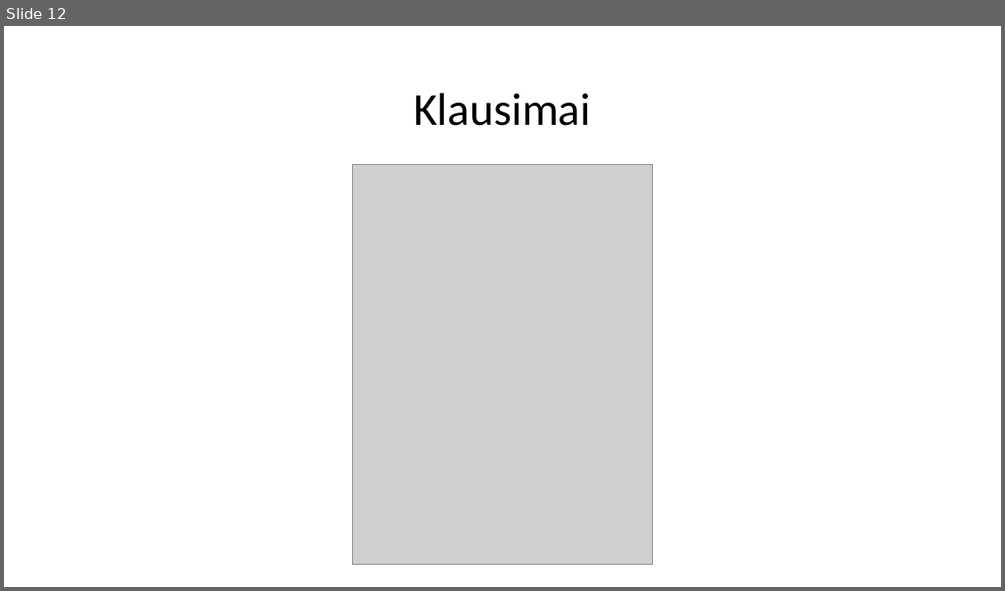
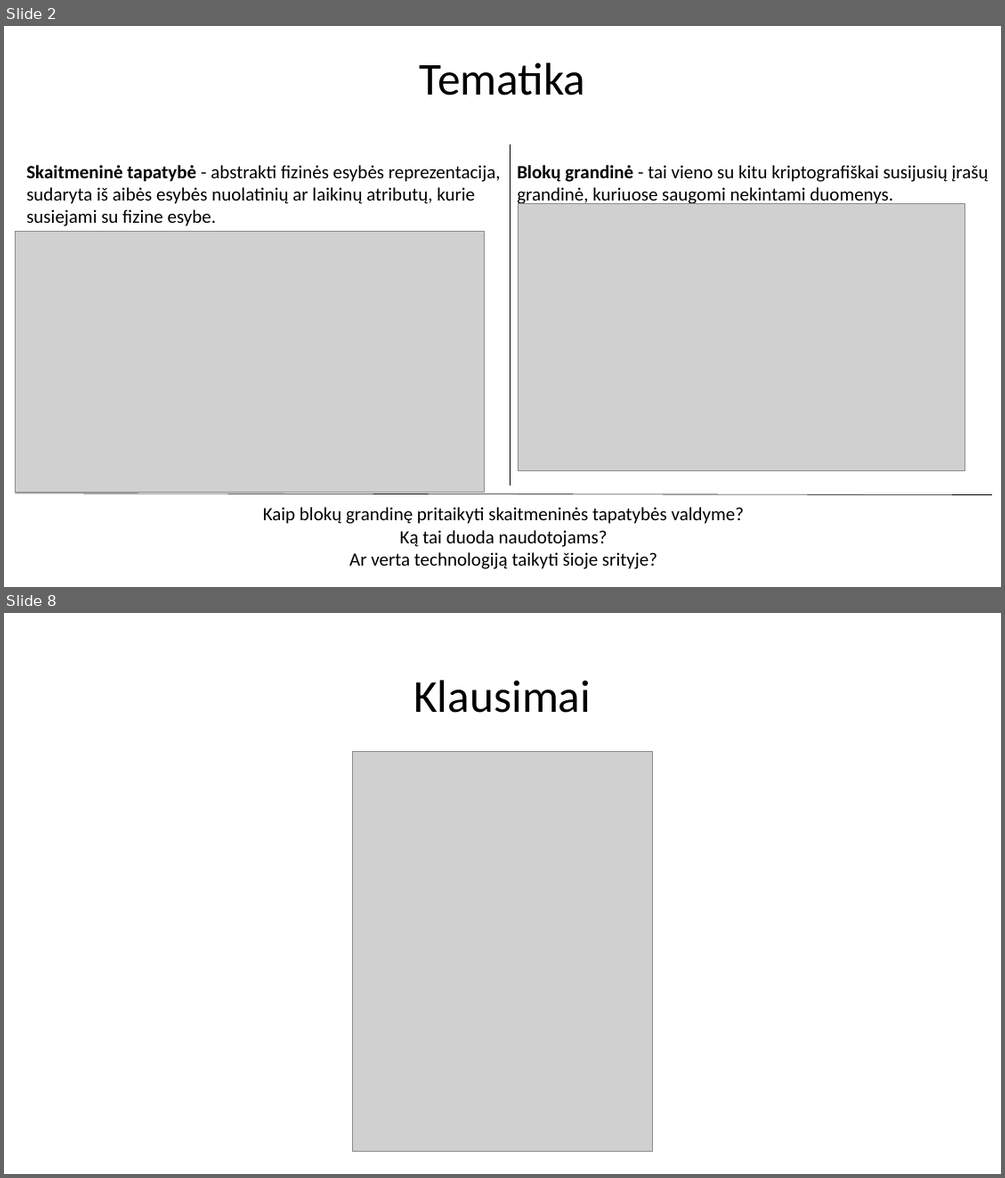
Before and after one commit to Ubaldas11/bachelor-thesis, a slide deck: BakalauroGynimas.pptx. Shown one above the other, each under a label of ours: slide 12 before the commit, slides 2 and 8 after it; the slides between them are not shown. The pictures are 1005x591 and 1005x1178 pixels, drawn with LibreOffice and Linux fonts; fonts in the diff are those of the drawing; grey boxes stand for pictures; background and template pictures are left out. Boxes give left, top, right and bottom in pixels: in the first picture for what was removed or moved away, otherwise in the second. Text is boxed around its words. In the diff, an @@ line names an element or a change of style, - is before the commit and + after.

```diff
--- a/BakalauroGynimas.pptx
+++ b/BakalauroGynimas.pptx
@@ slide 2 added at (4, 26, 1001, 587), background #FFFFFF @@
@@ title added at (420, 62, 586, 95), 44 pt, text #000000 @@
+Tematika
@@ line added from (510, 144) to (510, 485), #000000 0.5 pt @@
@@ text added at (26, 165, 501, 226), 18 pt, text #000000 @@
+Skaitmeninė tapatybė - abstrakti fizinės esybės reprezentacija, sudaryta iš aibės esybės nuolatinių ar laikinų atributų, kurie susiejami su fizine esybe.
@@ text added at (517, 165, 988, 206), 18 pt, text #000000 @@
+Blokų grandinė - tai vieno su kitu kriptografiškai susijusių įrašų grandinė, kuriuose saugomi nekintami duomenys.
@@ picture added at (518, 204, 965, 471) @@
@@ picture added at (16, 232, 485, 491) @@
@@ line added from (16, 493) to (992, 495), #000000 0.5 pt @@
@@ text added at (263, 507, 744, 569), 18 pt, text #000000 @@
+Kaip blokų grandinę pritaikyti skaitmeninės tapatybės valdyme?
+Ką tai duoda naudotojams?
+Ar verta technologiją taikyti šioje srityje?
@@ what was slide 12 is now slide 8 @@
```
Also in this commit, not shown: 1 slide changed, 5 other slides added, 10 slides removed, 2 other files.
